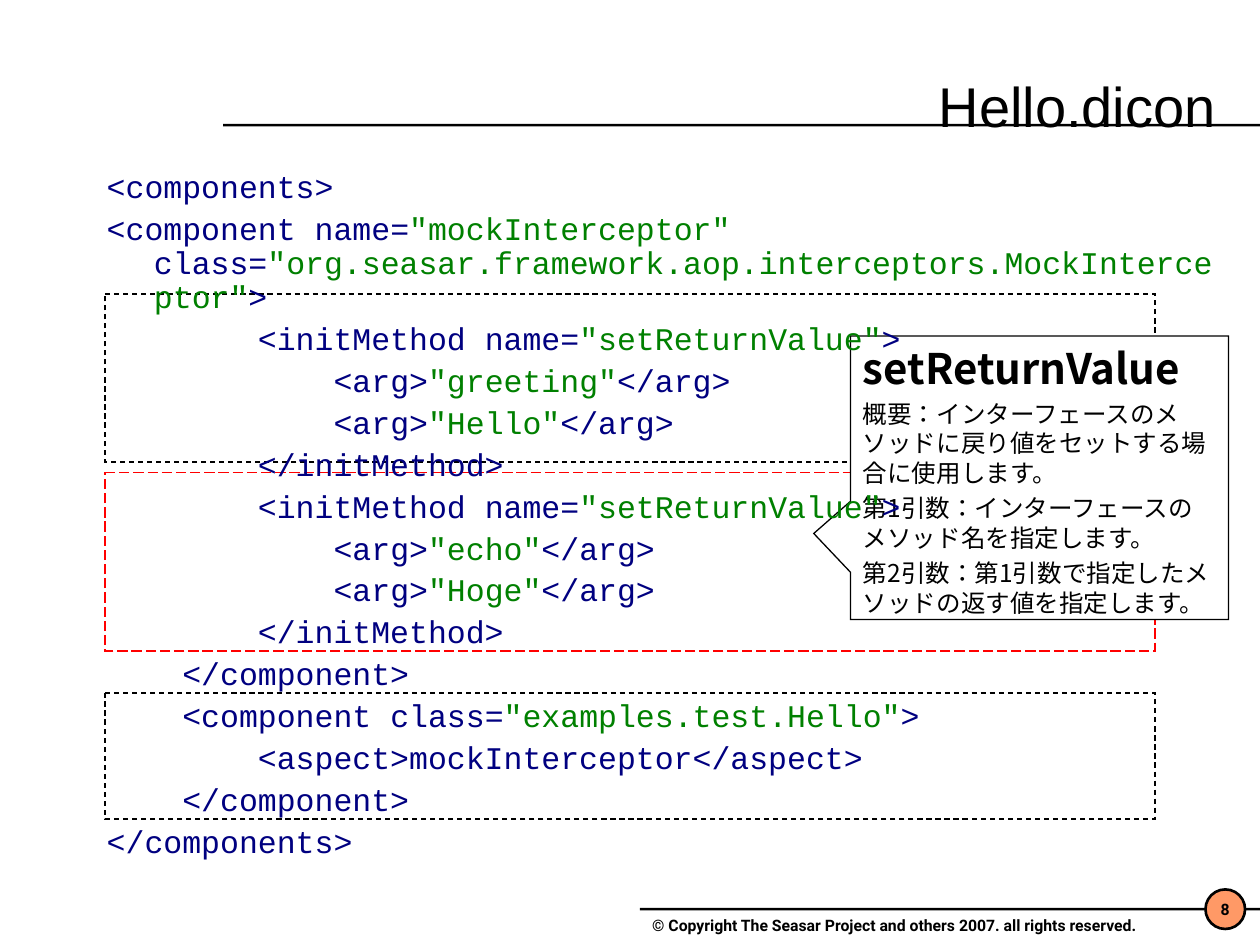
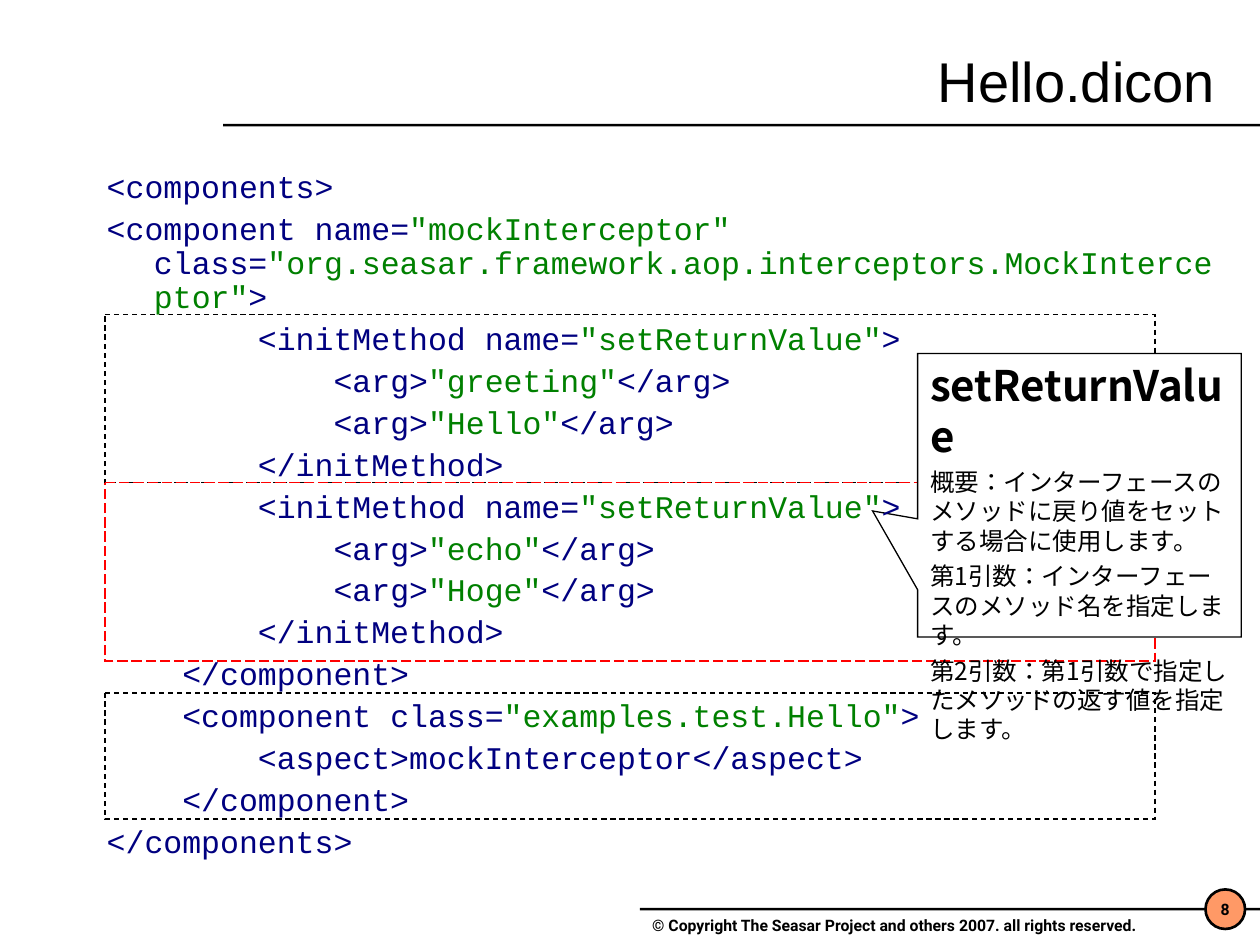
Before and after one commit to seasarorg/seasar2, a slide deck: slide 8 of seasar2_tutorial/S2Unit.ppt. Drawn at 1260x945 pixels with LibreOffice and Linux fonts; fonts in the diff are those of the drawing; background and template pictures are left out. Boxes give left, top, right and bottom in pixels: in the first picture for what was removed or moved away, otherwise in the second. Text is boxed around its words. In the diff, an @@ line names an element or a change of style, - is before the commit and + after.

Commit message:
パワーポイントのレイアウトのずれを修正。

```diff
--- a/seasar2_tutorial/S2Unit.ppt
+++ b/seasar2_tutorial/S2Unit.ppt
@@ title "Hello.dicon": place and size @@
-title "Hello.dicon" at (939, 86, 1216, 128)
+title "Hello.dicon" at (938, 61, 1215, 103)
@@ rectangle: place and size @@
-rectangle at (105, 294, 1154, 461)
+rectangle at (105, 314, 1154, 481)
@@ speech box "setReturnValue": place and size @@
-speech box "setReturnValue" at (850, 336, 1228, 620)
+speech box "setReturnValue" at (917, 354, 1241, 638)
@@ speech box "setReturnValue" at (917, 354, 1241, 638): proportions changed @@
@@ rectangle: place and size @@
-rectangle at (105, 472, 1154, 651)
+rectangle at (105, 483, 1154, 662)
```
Also in this commit, not shown: 11 other slides changed, 3 other files.
